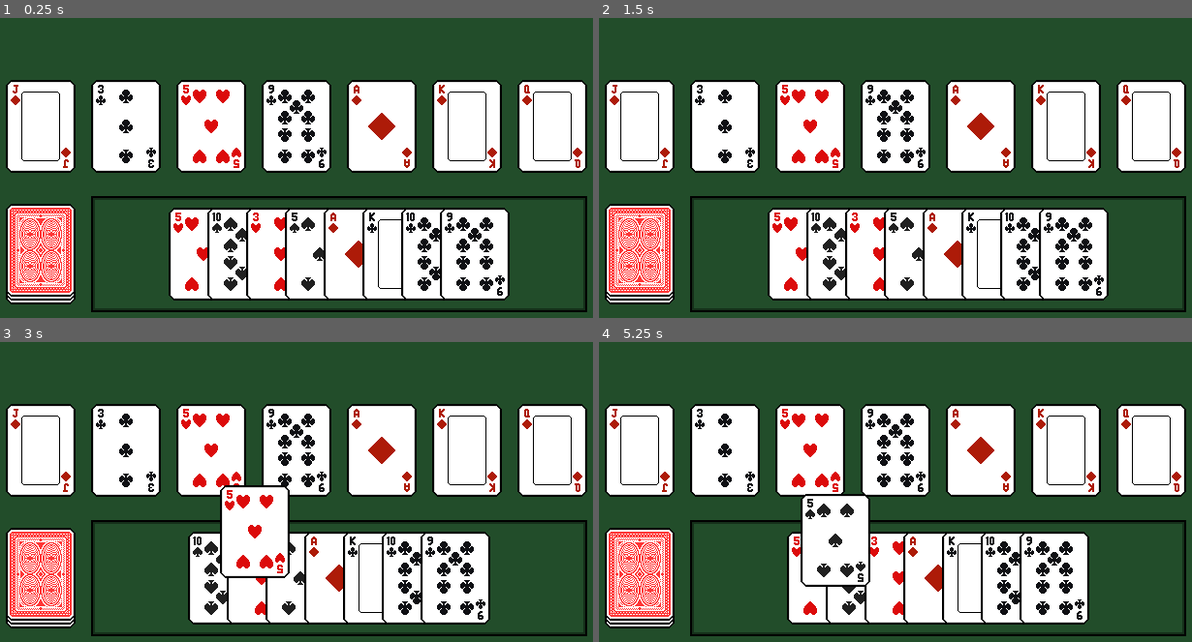
Above: before the commit, frames 1-4 (two rows, left to right).
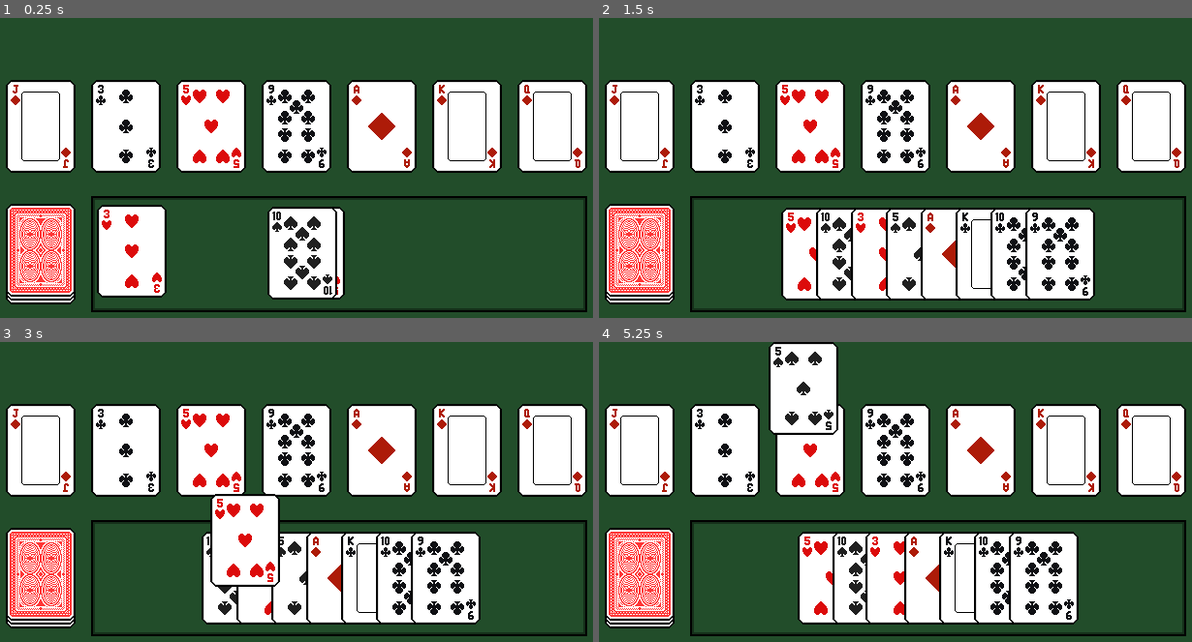
Above: after the commit, the same moments.

Repository: AyyBee123/Oristaile
Game: Godot game, scene res://Scenes/encounter.tscn
Same seed, same stepped clock (60 frames per second), same inputs: the game is played once before the commit and once after it.
Inputs (mouse positions are in pixels of both pictures, inside the frame that each line leads up to):
- Up to frame 1 (0.25 s): no input
- Up to frame 2 (1.5 s): click (640, 255) at 0.5 s; click (640, 255) at 1.25 s
- Up to frame 3 (3 s): click (41, 579) at 2 s; tap Enter at 2.75 s; drag from (201, 579) to (355, 441) at 2.77 s
- Up to frame 4 (5.25 s): drag from (842, 579) to (865, 585) at 3.52 s; move the mouse to (877, 579) at 4.27 s; press the mouse at (877, 579) at 4.28 s; release the mouse at (877, 579) at 5 s; tap Space at 5 s; drag from (901, 579) to (711, 465) at 5.02 s

The runs differ from the first frame. In frame 1, 19% of the frame differs, in the area x 16-86%, y 62-95%; in frame 2, 6.7%; in frame 3, 7.2%; in frame 4, 10%.

Commit message:
Added card grab and release functionality

Diff:
--- a/Scenes/encounter.tscn
+++ b/Scenes/encounter.tscn
@@ -67,7 +67,7 @@
 unique_name_in_owner = true
 layout_mode = 2
 
-[node name="HBoxContainer" type="HBoxContainer" parent="." unique_id=452443490]
+[node name="DeckContainer" type="HBoxContainer" parent="." unique_id=452443490]
 anchors_preset = -1
 anchor_left = 0.5
 anchor_top = 0.67800003
@@ -82,14 +82,16 @@
 theme_override_constants/separation = 16
 alignment = 1
 
-[node name="DeckPanel" type="TextureButton" parent="HBoxContainer" unique_id=1822099152]
+[node name="DeckPanel" type="TextureButton" parent="DeckContainer" unique_id=1822099152]
+unique_name_in_owner = true
+z_index = 3
 custom_maximum_size = Vector2(72, 104)
 layout_mode = 2
 size_flags_horizontal = 4
 size_flags_vertical = 4
 texture_click_mask = ExtResource("5_hoo3l")
 
-[node name="BackCard" type="TextureRect" parent="HBoxContainer/DeckPanel" unique_id=1690466075]
+[node name="BackCard" type="TextureRect" parent="DeckContainer/DeckPanel" unique_id=1690466075]
 unique_name_in_owner = true
 layout_mode = 1
 anchors_preset = -1
@@ -105,7 +107,7 @@
 texture = ExtResource("5_bd0u2")
 stretch_mode = 2
 
-[node name="BackCard2" type="TextureRect" parent="HBoxContainer/DeckPanel" unique_id=644308585]
+[node name="BackCard2" type="TextureRect" parent="DeckContainer/DeckPanel" unique_id=644308585]
 unique_name_in_owner = true
 layout_mode = 1
 anchors_preset = -1
@@ -121,7 +123,7 @@
 texture = ExtResource("5_bd0u2")
 stretch_mode = 2
 
-[node name="BackCard3" type="TextureRect" parent="HBoxContainer/DeckPanel" unique_id=347491752]
+[node name="BackCard3" type="TextureRect" parent="DeckContainer/DeckPanel" unique_id=347491752]
 unique_name_in_owner = true
 layout_mode = 1
 anchors_preset = -1
@@ -137,7 +139,7 @@
 texture = ExtResource("5_bd0u2")
 stretch_mode = 2
 
-[node name="CardDeck" type="NinePatchRect" parent="HBoxContainer" unique_id=1978679625]
+[node name="CardHandTexture" type="NinePatchRect" parent="DeckContainer" unique_id=1978679625]
 custom_minimum_size = Vector2(512, 120)
 layout_mode = 2
 size_flags_horizontal = 4
@@ -148,11 +150,10 @@
 patch_margin_right = 4
 patch_margin_bottom = 4
 
-[node name="DeckContainer" type="HBoxContainer" parent="HBoxContainer/CardDeck" unique_id=577069602]
+[node name="Hand" type="Control" parent="DeckContainer/CardHandTexture" unique_id=840949233]
 unique_name_in_owner = true
 custom_minimum_size = Vector2(486, 96)
 layout_mode = 1
-anchors_preset = -1
 anchor_left = 0.5
 anchor_top = 0.5
 anchor_right = 0.5
@@ -163,7 +164,6 @@
 offset_bottom = 48.000008
 grow_horizontal = 2
 grow_vertical = 0
-theme_override_constants/separation = -32
-alignment = 1
+pivot_offset_ratio = Vector2(0.5, 0.5)
 
-[connection signal="pressed" from="HBoxContainer/DeckPanel" to="." method="_on_deck_panel_pressed"]
+[connection signal="pressed" from="DeckContainer/DeckPanel" to="." method="_on_deck_panel_pressed"]
--- a/Scripts/Game/card.gd
+++ b/Scripts/Game/card.gd
@@ -1,8 +1,8 @@
 extends TextureRect
 class_name Card
 
-signal held(event_position: Vector2)
-signal released(event_position: Vector2)
+signal held()
+signal released()
 
 @onready var card_texture: TextureRect = %Texture
 
@@ -20,69 +20,16 @@
 	card_texture.texture = CardData.get_card_texture(suit, number)
 
 
-#func _get_drag_data(at_position: Vector2) -> Variant:
-	#visible = false
-	#is_dragged = true
-	#
-	#preview = create_copy()
-	#preview.position = -at_position
-	#
-	#var root = Control.new()
-	#root.custom_minimum_size = custom_minimum_size
-	#root.add_child(preview)
-	#
-	#var pos: Vector2 = -custom_minimum_size / 2.0
-	#var tween: Tween = create_tween()
-	#tween.tween_property(preview, "position", pos, 0.12)
-	#
-	#set_drag_preview(root)
-	#
-	#return { "suit": suit, "number": number, "source": self }
-
-
-#func _notification(what: int) -> void:
-	#if what == NOTIFICATION_DRAG_END and is_dragged:
-		#is_dragged = false
-		#return_to_hand()
-
-
 func _gui_input(event: InputEvent) -> void:
 	if event.is_action_pressed("grab"):
-		held.emit(event.position)
+		held.emit()
 		is_dragged = true
 
 
 func _input(event: InputEvent) -> void:
 	if event.is_action_released("grab") and is_dragged:
-		released.emit(event.position)
+		released.emit()
 		is_dragged = false
-
-
-func return_to_hand() -> void:
-	var card: Card = create_copy()
-	get_tree().current_scene.add_child(card)
-
-	card.global_position = get_global_mouse_position() - custom_minimum_size / 2.0
-	var pos: Vector2 = global_position
-
-	var tween: Tween = create_tween()
-	tween.tween_property(card, "global_position", pos, 0.06).set_trans(Tween.TRANS_QUAD).set_ease(Tween.EASE_OUT)
-
-	tween.finished.connect(func():
-		card.queue_free()
-		visible = true
-	)
-
-
-func create_copy() -> Card:
-	var copy: Card = duplicate()
-	copy.z_index = 1
-	copy.visible = true
-	copy.texture = texture
-	copy.custom_minimum_size = custom_minimum_size
-	copy.suit = suit
-	copy.number = number
-	return copy
 
 
 func _exit_tree() -> void:
--- a/Scripts/Game/encounter.gd
+++ b/Scripts/Game/encounter.gd
@@ -1,7 +1,9 @@
 extends CanvasLayer
 
 @onready var slot_container: HBoxContainer = %SlotContainer
-@onready var deck_container: HBoxContainer = %DeckContainer
+@onready var hand: Control = %Hand
+
+const CARD_SPACING: float = 36.0
 
 var slots: Array[CardResource]
 var current_deck: Array[CardResource]
@@ -18,11 +20,12 @@
 
 	for i in RunData.cards_to_draw_at_start:
 		draw_card()
+		await get_tree().create_timer(0.1).timeout
 
 
-func _process(_delta: float) -> void:
+func _process(delta: float) -> void:
 	if held_card:
-		held_card.global_position = get_viewport().get_mouse_position() - held_card.size / 2.0
+		held_card.global_position = held_card.global_position.lerp(get_viewport().get_mouse_position() - held_card.size / 2.0, delta * 20)
 
 
 func _on_deck_panel_pressed() -> void:
@@ -57,7 +60,6 @@
 func draw_card() -> void:
 	var index = RunData.rng.randi_range(0, current_deck.size() - 1)
 	var card_res: CardResource = current_deck.pop_at(index)
-
 	var card: Card = Preloads.CARD.instantiate()
 
 	card.held.connect(grab_card.bind(card))
@@ -69,38 +71,68 @@
 
 	card.z_index = 2
 
-	deck_container.add_child(card)
+	current_hand.append(card_res)
+	hand.add_child(card)
+
+	card.global_position = %DeckPanel.global_position
+
+	calculate_hand()
 
 
-func grab_card(at_position: Vector2, card: Card) -> void:
+func grab_card(card: Card) -> void:
 	held_card = card
 
 	if card.get_parent():
+		var preserved_pos: Vector2 = card.global_position
 		card.deck_index = card.get_index()
 		card.get_parent().remove_child(card)
+		card.global_position = preserved_pos
 	add_child(card)
 
+	calculate_hand()
 
-func release_card(at_position: Vector2, card: Card) -> void:
 
+func release_card(card: Card) -> void:
 	var slot_target: Slot = get_card_slot()
 
-	if slot_target and slot_target.can_drop_card(card):
+	if slot_target and slot_target.can_drop_card(card): # check if the held card is valid at the targeted card slot
 		slot_target.drop_card(card)
 		slot_target.remove_card()
+		current_hand.erase(card.card_res)
 		set_card_slot(slot_target)
+		draw_card()
 		return
+
+	var preserved_pos: Vector2 = card.global_position
 
 	if card.get_parent():
 		held_card.get_parent().remove_child(card)
+	hand.add_child(card)
+	hand.move_child(card, card.deck_index)
 
-	deck_container.add_child(card)
-	deck_container.move_child(card, card.deck_index)
+	card.global_position = preserved_pos
+
+	calculate_hand()
+	held_card = null
 
 
-	#var tween: Tween = create_tween()
-	#tween.tween_property(card, "global_position", )
-	held_card = null
+func calculate_hand(animated: bool = true) -> void:
+	var count: int = hand.get_child_count()
+	var spacing: float = min(CARD_SPACING, hand.size.x / max(count, 1))
+	var total_width: float = (count + 1) * spacing
+	var start: float = (hand.size.x / 2.0) - (total_width / 2.0)
+
+	for i in range(count):
+		var card: Card = hand.get_child(i)
+		var pos: Vector2 = Vector2(start + i * spacing, 0)
+
+		if animated:
+			var tween = card.create_tween()
+			tween.set_ease(Tween.EASE_OUT)
+			tween.set_trans(Tween.TRANS_CUBIC)
+			tween.tween_property(card, "position", pos, 0.333)
+		else:
+			card.position = pos
 
 
 func get_card_slot() -> Slot:
